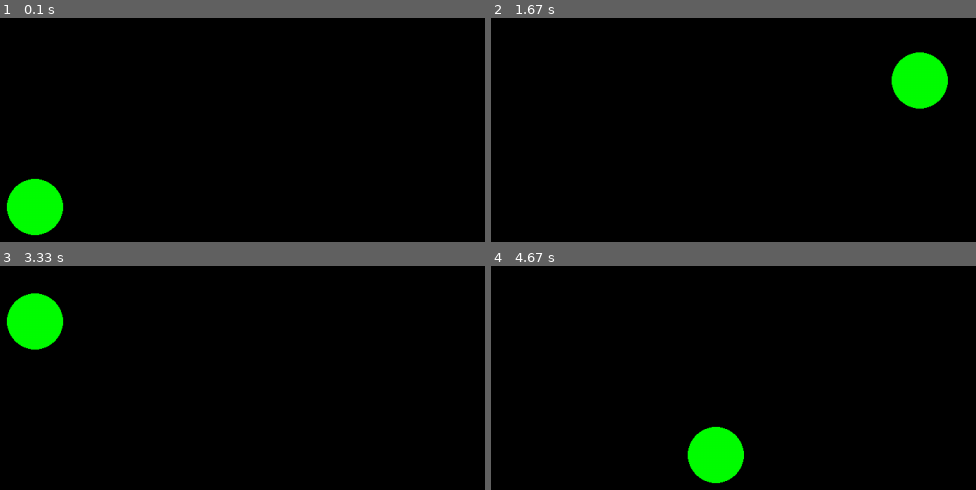
Above: before the commit, frames 1-4 (two rows, left to right).
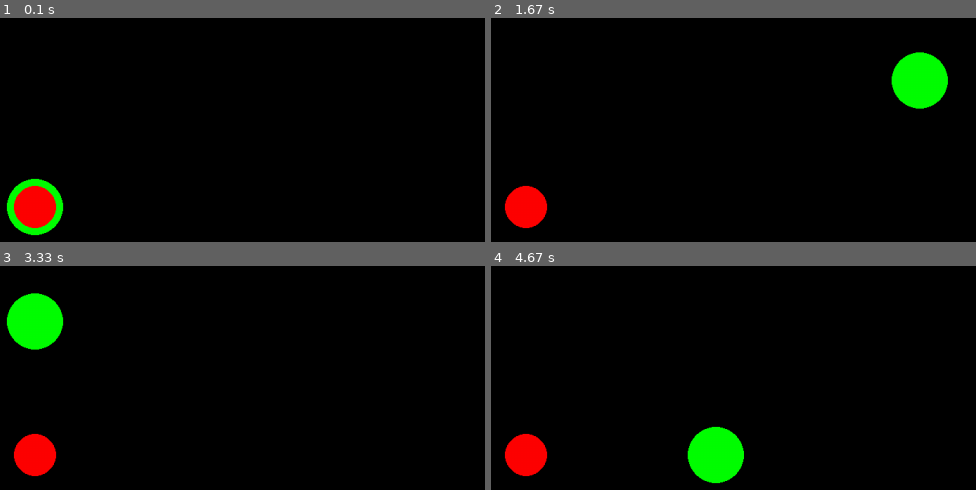
Above: after the commit, the same moments.

Repository: IliaIlinich/SpaceInvadersPyGame
Game: pygame game, started from main.py
The game is run twice, just before and just after one commit, with the same random seed, the same clock (stepped at 60 frames per second) and the same inputs.
Inputs:
- Up to frame 1 (0.1 s): no input
- Up to frame 2 (1.67 s): hold Right 0.33-0.8 s; hold Up 0.83-1.13 s; hold Right 1.17-1.63 s
- Up to frame 3 (3.33 s): hold Left 1.67-2.2 s; hold Down 2.23-2.53 s; hold Left 2.57-2.97 s; hold Up from 3 s (still down)
- Up to frame 4 (4.67 s): release Up at 3.37 s; hold Right 3.4-4.03 s; hold Down 4.07-4.43 s; hold Left from 4.47 s (still down)

The runs differ from the first frame. In frame 1, 1.3% of the frame differs, in the area x 2-12%, y 75-94%; in frame 2, 1.3%; in frame 3, 1.3%; in frame 4, 1.3%.

Commit message:
Basic alien controller added

Diff:
--- /dev/null
+++ b/alienController.py
@@ -0,0 +1,10 @@
+import pygame
+
+class Alien:
+    def __init__(self, pos_x, pos_y):
+        self.position = pygame.Vector2(pos_x, pos_y)
+
+screen = pygame.display.set_mode((1280, 720))
+
+def draw_alien(alien_in):
+    pygame.draw.circle(screen, "red", alien_in.position, 30)
--- a/main.py
+++ b/main.py
@@ -1,4 +1,5 @@
 import pygame
+import alienController as ALC
 
 pygame.init()
 screen = pygame.display.set_mode((1280, 720))
@@ -6,6 +7,8 @@
 running = True
 
 player_pos = pygame.Vector2(screen.get_width() / 2, screen.get_height() / 2)
+
+alien1 = ALC.Alien(screen.get_width() / 2, screen.get_height() / 2)
 
 while running:
     for event in pygame.event.get():
@@ -28,6 +31,9 @@
     if keys[pygame.K_DOWN]:
         player_pos.y += 10
 
+    # Aliens
+    ALC.draw_alien(alien1)
+
     pygame.display.flip()
 
     # 60 fps
